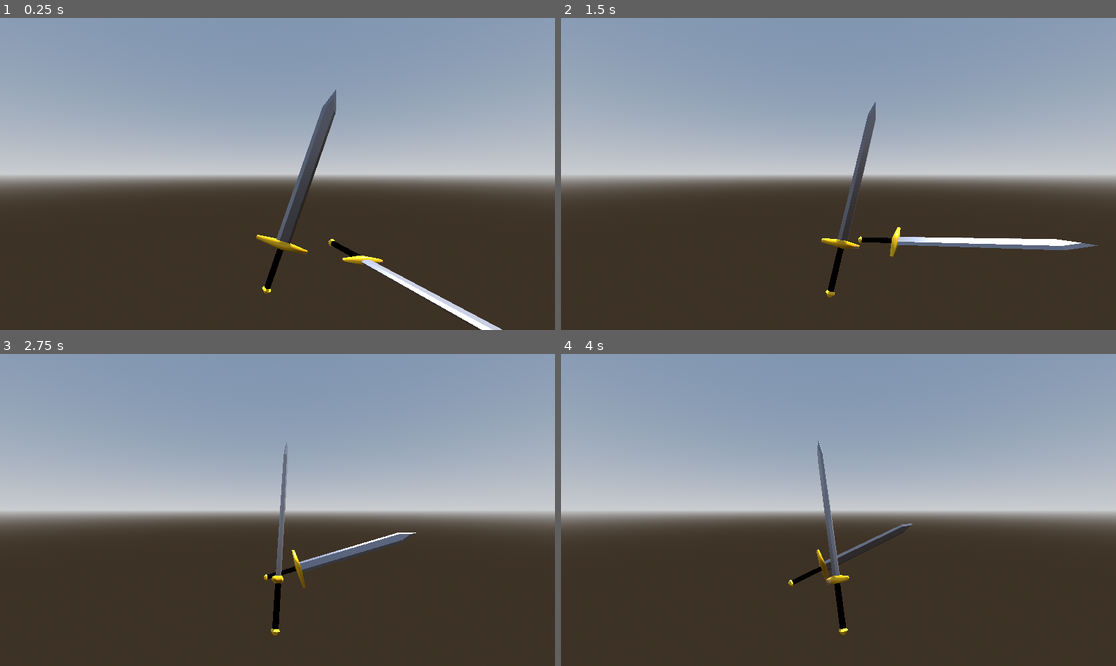
Above: before the commit, frames 1-4 (two rows, left to right).
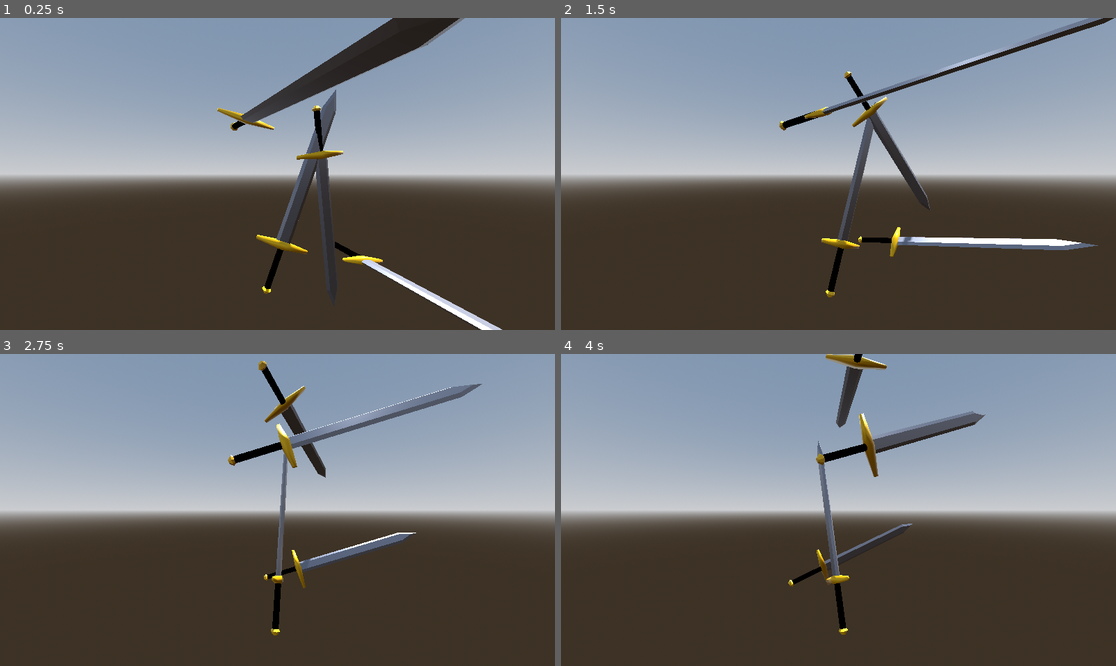
Above: after the commit, the same moments.

Repository: KameronHodge/KameronHodge.github.io
Game: Godot game, scene res://display.tscn
Two runs of this game, one before a commit and one after it. Both use one fixed random seed, a clock stepped at 60 frames per second and the inputs below.
Inputs:
- Up to frame 1 (0.25 s): no input
- Up to frame 2 (1.5 s): no input
- Up to frame 3 (2.75 s): no input
- Up to frame 4 (4 s): no input

The runs differ from the first frame. In frame 1, 4.3% of the frame differs, in the area x 39-84%, y 0-88%; in frame 2, 2.2%; in frame 3, 2.3%; in frame 4, 2.2%.

Commit message:
Update display.tscn

Diff:
--- a/project/webportfoliotest/display.tscn
+++ b/project/webportfoliotest/display.tscn
@@ -32,5 +32,13 @@
 transform = Transform3D(0.941805, -5.50331e-21, -0.336158, -0.336158, -4.11676e-08, -0.941805, 1.46939e-08, 1, -4.07888e-08, 7.59733, -1.18533e-07, -2.71171)
 script = ExtResource("2_mytll")
 
+[node name="sword2" parent="sword" instance=ExtResource("1_ru5jf")]
+transform = Transform3D(0.941805, -5.50331e-21, -0.336158, -0.336158, -4.11676e-08, -0.941805, 4.44963e-08, 1, -3.33382e-08, -7.86535, -5.1189e-07, -11.7107)
+script = ExtResource("2_mytll")
+
+[node name="sword" parent="sword/sword2" instance=ExtResource("1_ru5jf")]
+transform = Transform3D(0.941805, -5.50331e-21, -0.336158, -0.336158, -4.11676e-08, -0.941805, 1.46939e-08, 1, -4.07888e-08, 7.59733, -1.18533e-07, -2.71171)
+script = ExtResource("2_mytll")
+
 [node name="Camera3D" type="Camera3D" parent="."]
 transform = Transform3D(1, 0, 0, 0, 1, 0, 0, 0, 1, 0, 8.52995, 20.6021)
